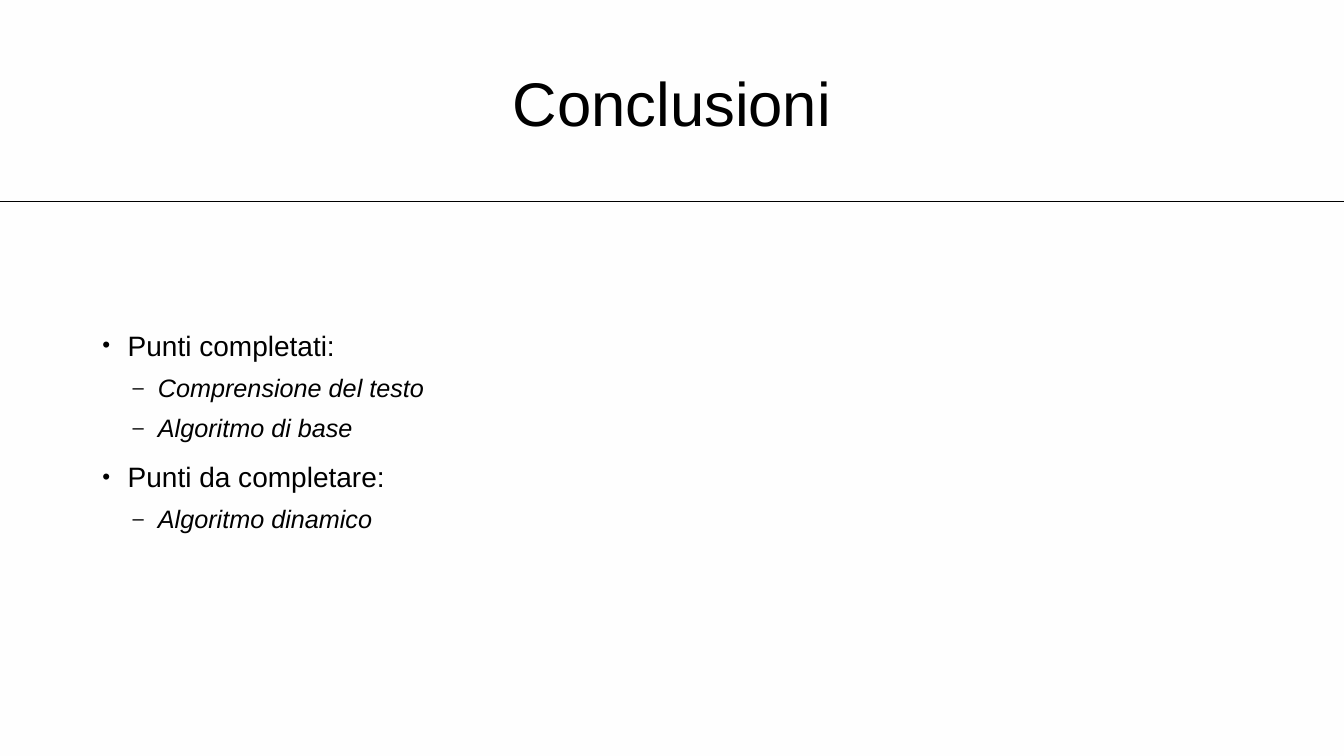
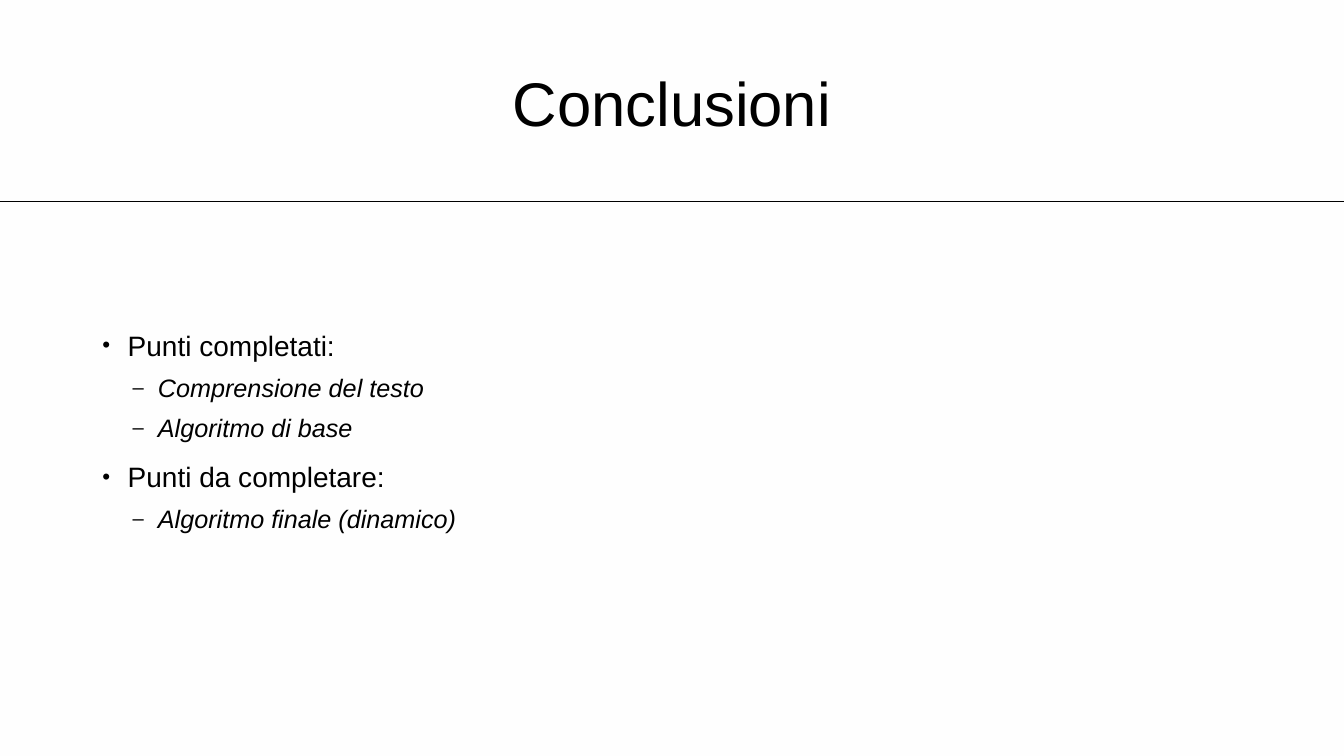
Before and after one commit to gabrialessi/MapOfTasks, a slide deck: slide 9 of Presentazione/Presentazione.pptx. Drawn at 1344x756 pixels with LibreOffice and Linux fonts; fonts in the diff are those of the drawing. Boxes give left, top, right and bottom in pixels: in the first picture for what was removed or moved away, otherwise in the second. Text is boxed around its words. In the diff, an @@ line names an element or a change of style, - is before the commit and + after.

```diff
--- a/Presentazione/Presentazione.pptx
+++ b/Presentazione/Presentazione.pptx
@@ text at box(158, 509, 456, 534): text changed @@
-  – Algoritmo dinamico
+  – Algoritmo finale (dinamico)
```
Also in this commit, not shown: 2 other slides changed.
